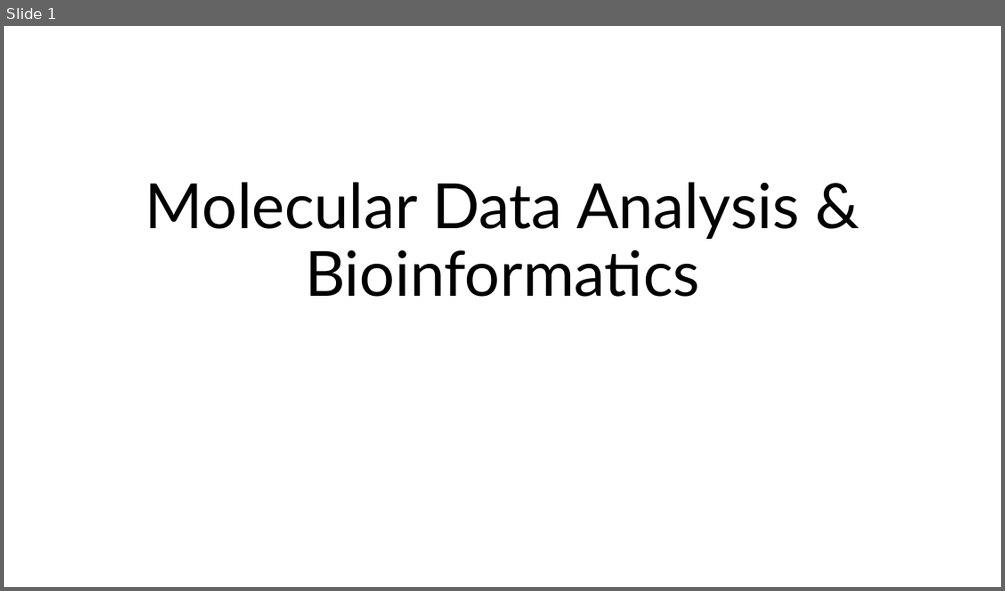
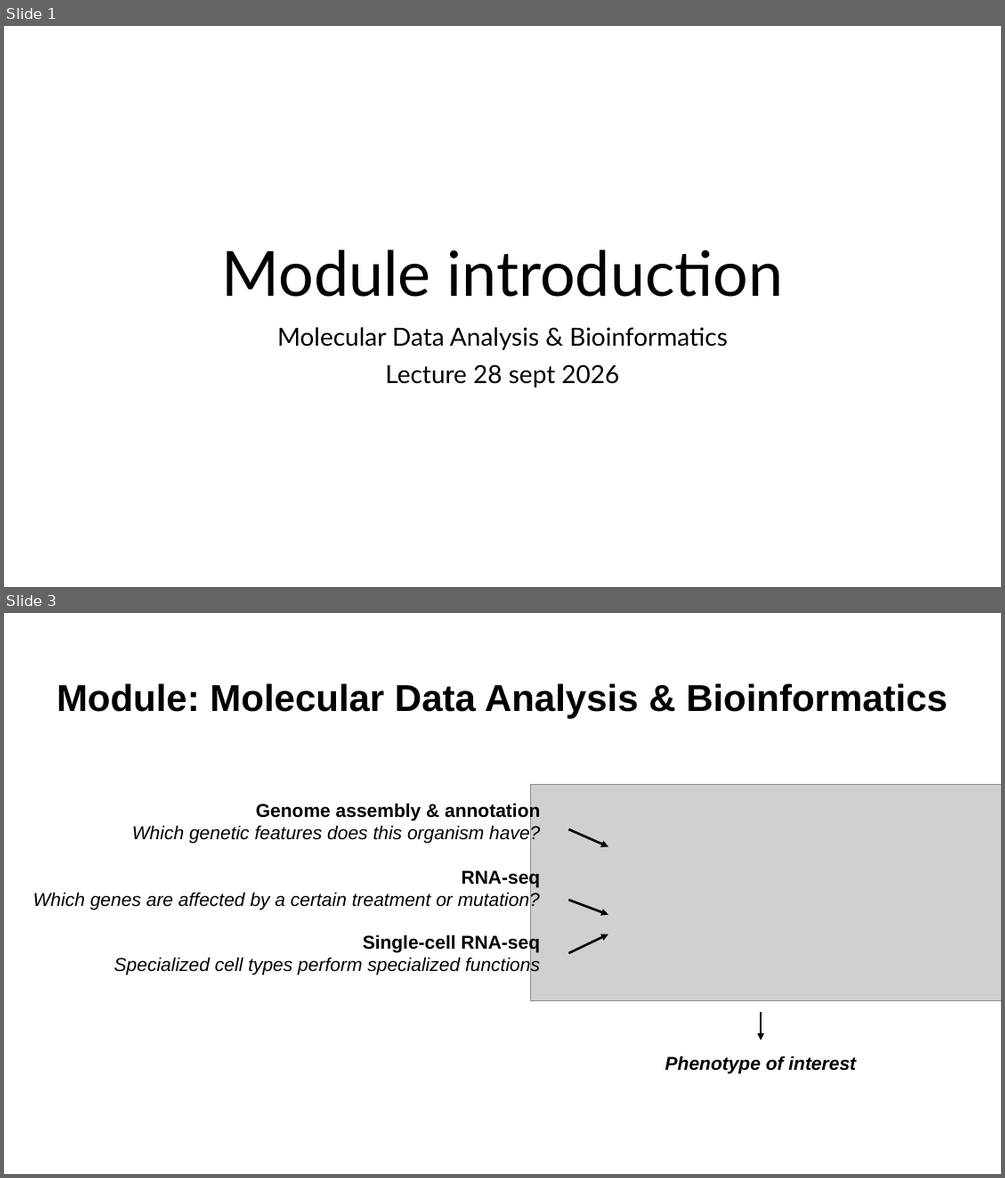
Before and after one commit to mishapaauw/molecular-data-analysis, a slide deck: lectures/0_course_introduction.pptx. Shown one above the other, each under a label of ours: slide 1 before the commit, slides 1 and 3 after it; the slides between them are not shown. The pictures are 1005x591 and 1005x1178 pixels, drawn with LibreOffice and Linux fonts; fonts in the diff are those of the drawing; grey boxes stand for pictures. Boxes give left, top, right and bottom in pixels: in the first picture for what was removed or moved away, otherwise in the second. Text is boxed around its words. In the diff, an @@ line names an element or a change of style, - is before the commit and + after.

```diff
--- a/lectures/0_course_introduction.pptx
+++ b/lectures/0_course_introduction.pptx
@@ slide 3 added at (x1=4, y1=613, x2=1001, y2=1174), background #FFFFFF @@
@@ text added at (x1=57, y1=683, x2=947, y2=718), 36 pt, text #000000, bold @@
+Module: Molecular Data Analysis & Bioinformatics
@@ picture added at (x1=531, y1=784, x2=1001, y2=1000) @@
@@ text added at (x1=132, y1=802, x2=540, y2=843), 18 pt, text #000000, italic @@
+Genome assembly & annotation
+Which genetic features does this organism have?
@@ arrow added from (568, 829) to (608, 846), #000000 2.25 pt @@
@@ text added at (x1=33, y1=869, x2=541, y2=910), 18 pt, text #000000, italic @@
+RNA-seq
+Which genes are affected by a certain treatment or mutation?
@@ arrow added from (568, 900) to (608, 915), #000000 2.25 pt @@
@@ text added at (x1=114, y1=933, x2=540, y2=975), 18 pt, text #000000, italic @@
+Single-cell RNA-seq
+Specialized cell types perform specialized functions
@@ arrow added from (568, 953) to (608, 933), #000000 2.25 pt @@
@@ arrow added from (760, 1012) to (760, 1040), #000000 2.25 pt @@
@@ text added at (x1=665, y1=1055, x2=856, y2=1074), 18 pt, text #000000, bold, italic @@
+Phenotype of interest
@@ slide 1 changed as well @@
@@ title at (x1=221, y1=249, x2=784, y2=297): text changed @@
-Molecular Data Analysis & Bioinformatics
+Module introduction
@@ subtitle added at (x1=277, y1=327, x2=727, y2=387), 24 pt, text #000000 @@
+Molecular Data Analysis & Bioinformatics
+Lecture 28 sept 2026
```
Also in this commit, not shown: 12 other slides added, 1 other file.
